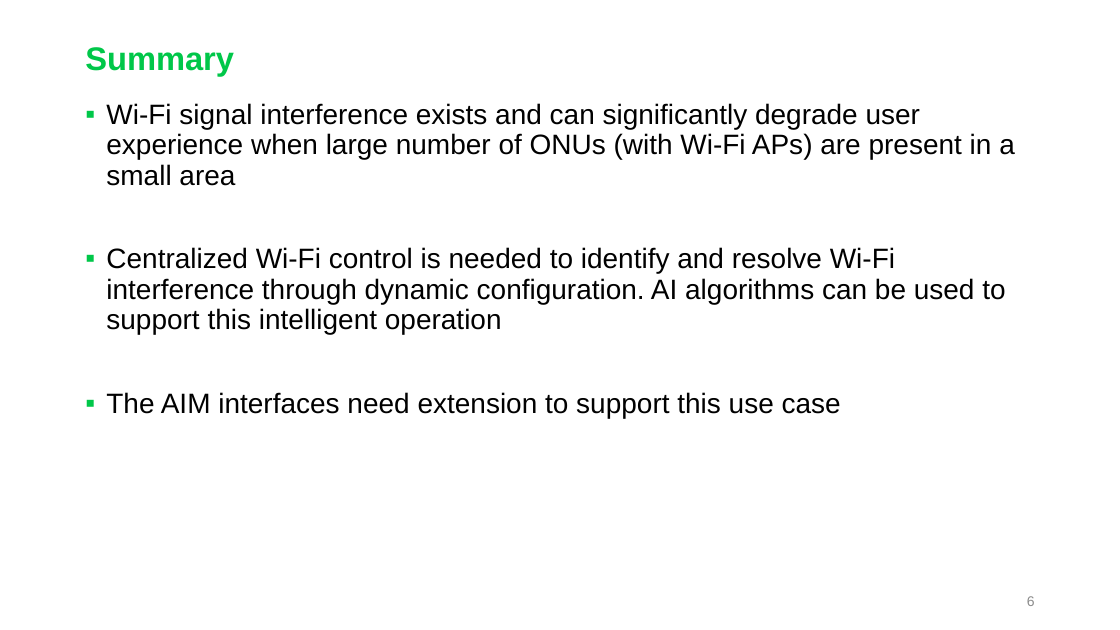
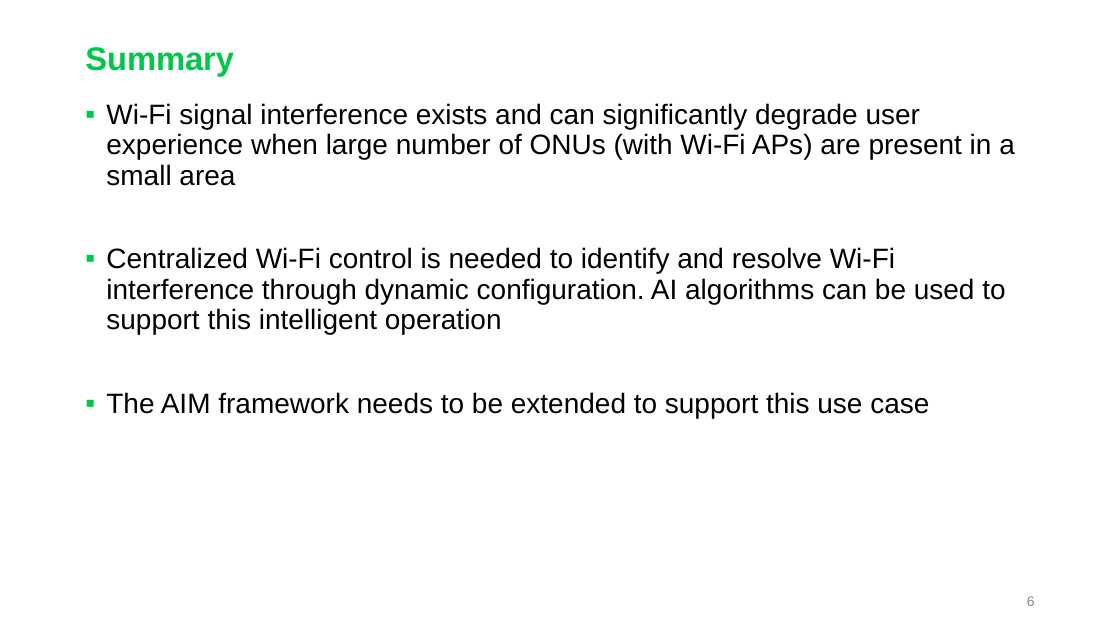
Before and after one commit to aguoietf/Public_material_for_standards, a slide deck: slide 6 of CONTRIB-xxxx-huawei-01 - AIM UC6.pptx. Drawn at 1120x630 pixels with LibreOffice and Linux fonts; fonts in the diff are those of the drawing. Boxes give left, top, right and bottom in pixels: in the first picture for what was removed or moved away, otherwise in the second. Text is boxed around its words. In the diff, an @@ line names an element or a change of style, - is before the commit and + after.

```diff
--- a/CONTRIB-xxxx-huawei-01 - AIM UC6.pptx
+++ b/CONTRIB-xxxx-huawei-01 - AIM UC6.pptx
@@ text at (x1=106, y1=392, x2=929, y2=418): text changed @@
-▪ The AIM interfaces need extension to support this use case
+▪ The AIM framework needs to be extended to support this use case
```
Also in this commit, not shown: 2 other slides changed, 2 other files.
